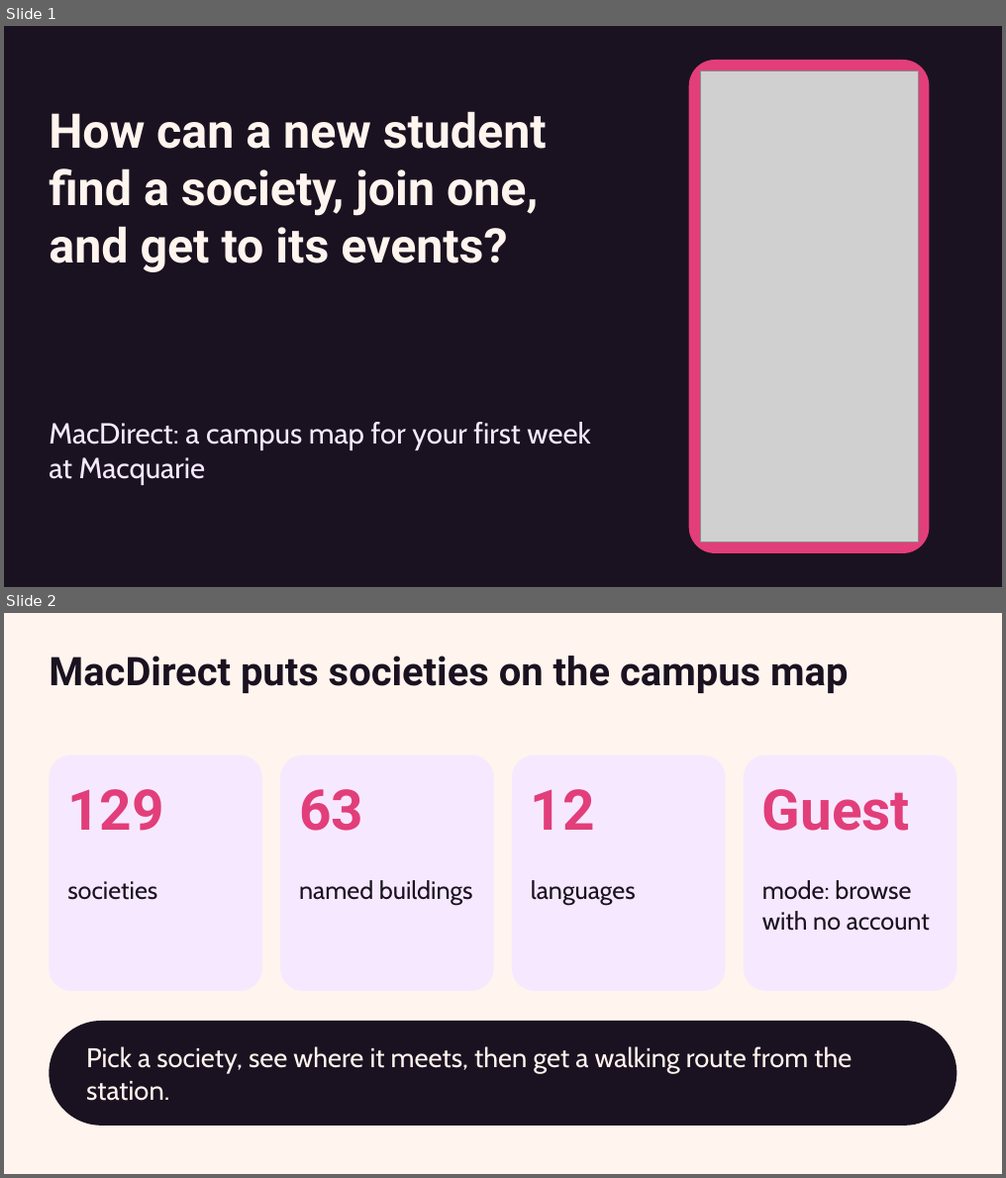
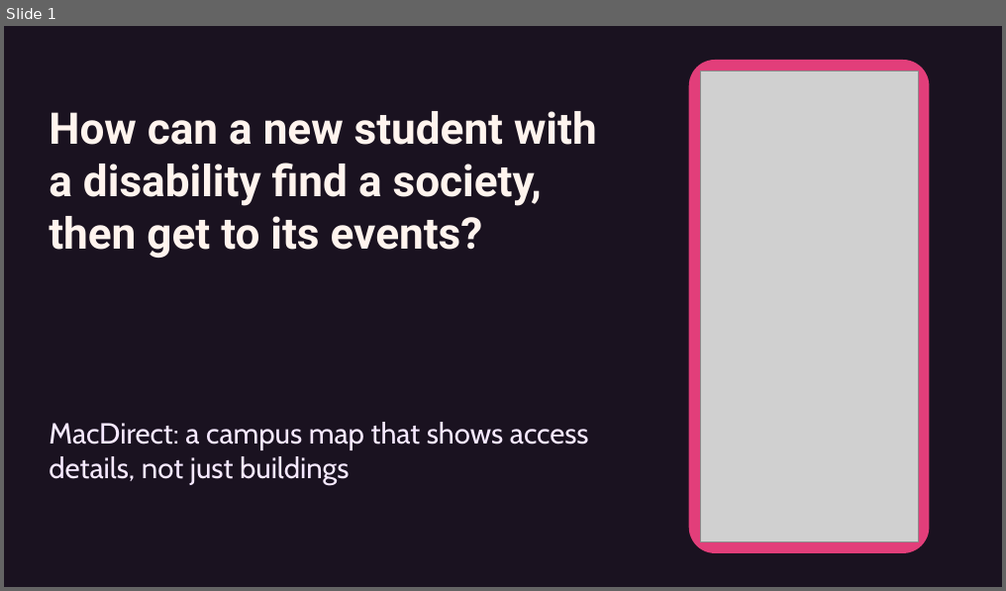
Before and after one commit to anjlaisup2hubgit/MacDirect, a slide deck: slides/MacDirect-5-min-talk.pptx. Shown one above the other, each under a label of ours: slides 1 and 2 before the commit, slide 1 after it. The pictures are 1006x1178 and 1006x591 pixels, drawn with LibreOffice and Linux fonts; fonts in the diff are those of the drawing; grey boxes stand for pictures. Boxes give left, top, right and bottom in pixels: in the first picture for what was removed or moved away, otherwise in the second. Text is boxed around its words. In the diff, an @@ line names an element or a change of style, - is before the commit and + after.

```diff
--- a/slides/MacDirect-5-min-talk.pptx
+++ b/slides/MacDirect-5-min-talk.pptx
@@ slide 2 removed at (x1=4, y1=613, x2=1002, y2=1174), background #FFF4EE @@
@@ text removed at (x1=49, y1=656, x2=847, y2=693) @@
-MacDirect puts societies on the campus map
@@ rounded rectangle removed at (x1=49, y1=756, x2=262, y2=991) @@
@@ rounded rectangle removed at (x1=280, y1=756, x2=494, y2=991) @@
@@ rounded rectangle removed at (x1=512, y1=756, x2=726, y2=991) @@
@@ rounded rectangle removed at (x1=744, y1=756, x2=957, y2=991) @@
@@ text removed at (x1=67, y1=789, x2=163, y2=831) @@
-129
@@ text removed at (x1=299, y1=789, x2=363, y2=831) @@
-63
@@ text removed at (x1=531, y1=789, x2=595, y2=830) @@
-12
@@ text removed at (x1=762, y1=789, x2=910, y2=831) @@
-Guest
@@ text removed at (x1=67, y1=881, x2=157, y2=900) @@
-societies
@@ text removed at (x1=299, y1=880, x2=473, y2=905) @@
-named buildings
@@ text removed at (x1=531, y1=880, x2=636, y2=905) @@
-languages
@@ text removed at (x1=762, y1=880, x2=930, y2=931) @@
-mode: browse with no account
@@ rounded rectangle removed at (x1=49, y1=1021, x2=957, y2=1126) @@
@@ text removed at (x1=86, y1=1047, x2=851, y2=1101) @@
-Pick a society, see where it meets, then get a walking route from the station.
@@ slide 1 changed as well @@
@@ text at (x1=49, y1=111, x2=597, y2=258): text changed; size 46 to 42 pt @@
-How can a new student find a society, join one, and get to its events?
+How can a new student with a disability find a society, then get to its events?
@@ text at (x1=49, y1=422, x2=589, y2=485): text changed @@
-MacDirect: a campus map for your first week at Macquarie
+MacDirect: a campus map that shows access details, not just buildings
```
Also in this commit, not shown: 3 other slides changed, 1 slide added.
